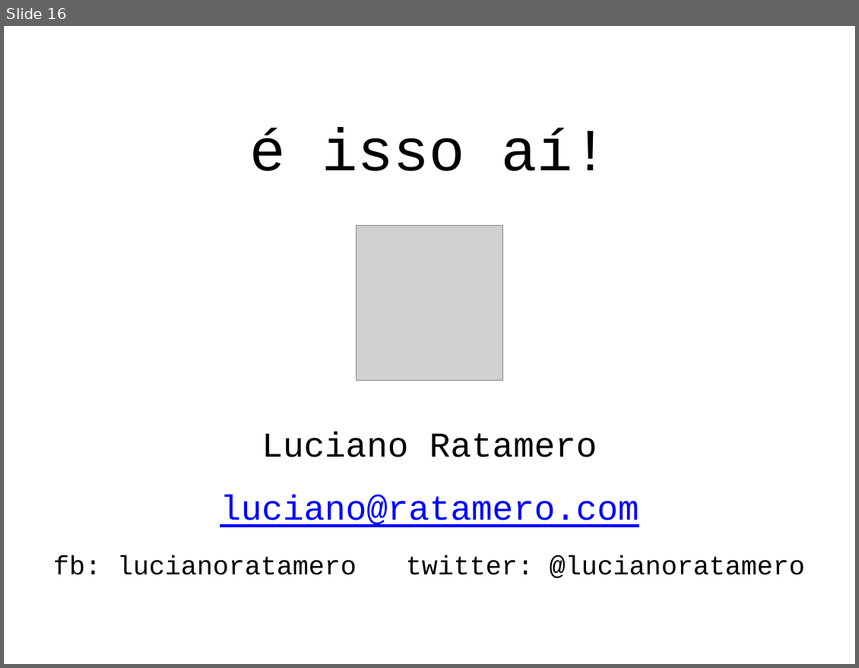
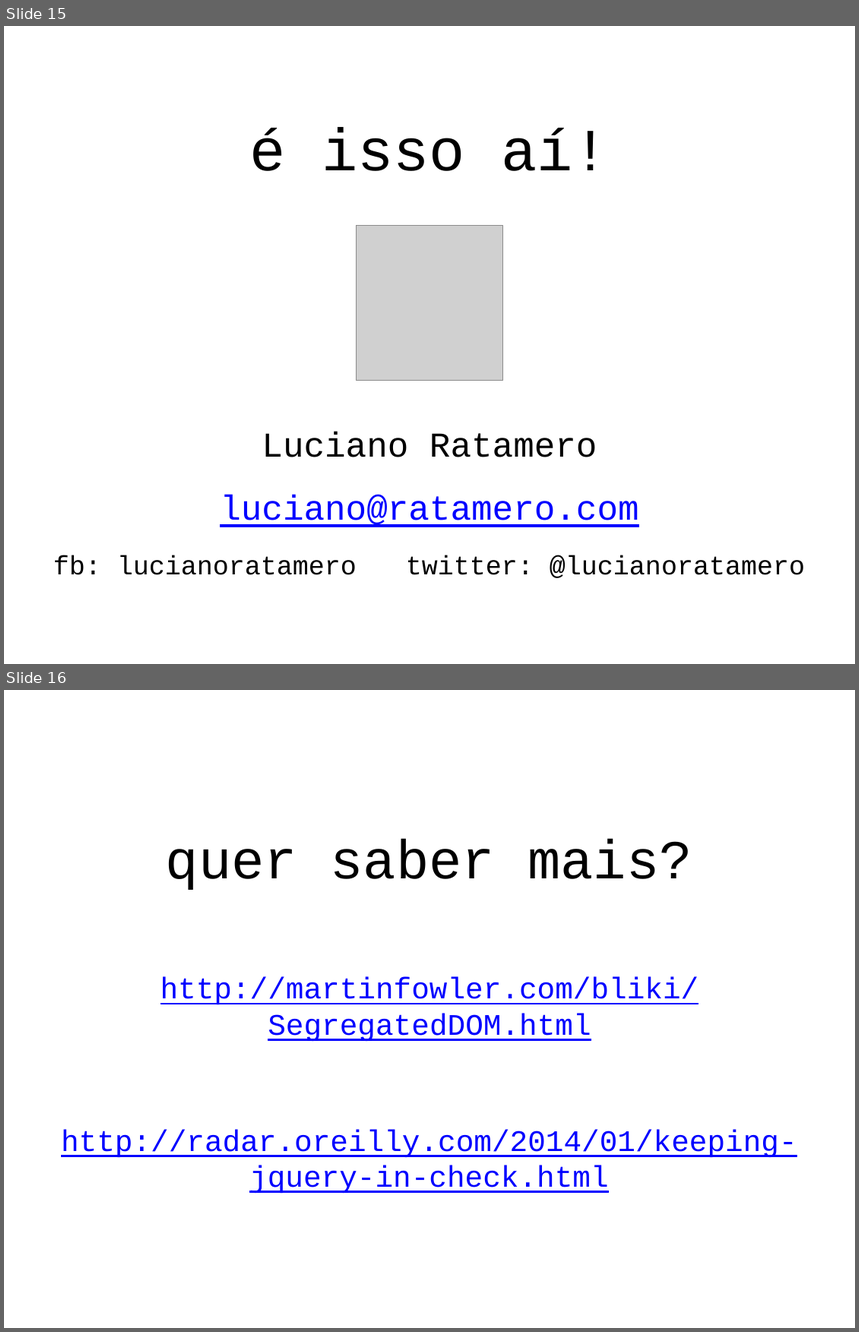
Before and after one commit to romulocollopy/segregated-dom-keynote, a slide deck: segregated dom v2.pptx. Shown one above the other, each under a label of ours: slide 16 before the commit, slides 15 and 16 after it. The pictures are 859x668 and 859x1332 pixels, drawn with LibreOffice and Linux fonts; fonts in the diff are those of the drawing; grey boxes stand for pictures. Boxes give left, top, right and bottom in pixels: in the first picture for what was removed or moved away, otherwise in the second. Text is boxed around its words. In the diff, an @@ line names an element or a change of style, - is before the commit and + after.

```diff
--- a/segregated dom v2.pptx
+++ b/segregated dom v2.pptx
@@ slide 16 added at [4, 690, 855, 1328], background #FFFFFF @@
@@ text added at [166, 839, 693, 890], 66 pt, text #000000 @@
+quer saber mais?
@@ text added at [161, 977, 699, 1041], 36 pt, text #0000FF, underline @@
+http://martinfowler.com/bliki/SegregatedDOM.html
@@ text added at [61, 1130, 797, 1194], 36 pt, text #0000FF, underline @@
+http://radar.oreilly.com/2014/01/keeping-jquery-in-check.html
@@ what was slide 16 is now slide 15 @@
```
Also in this commit, not shown: 1 slide removed, 1 other file.
